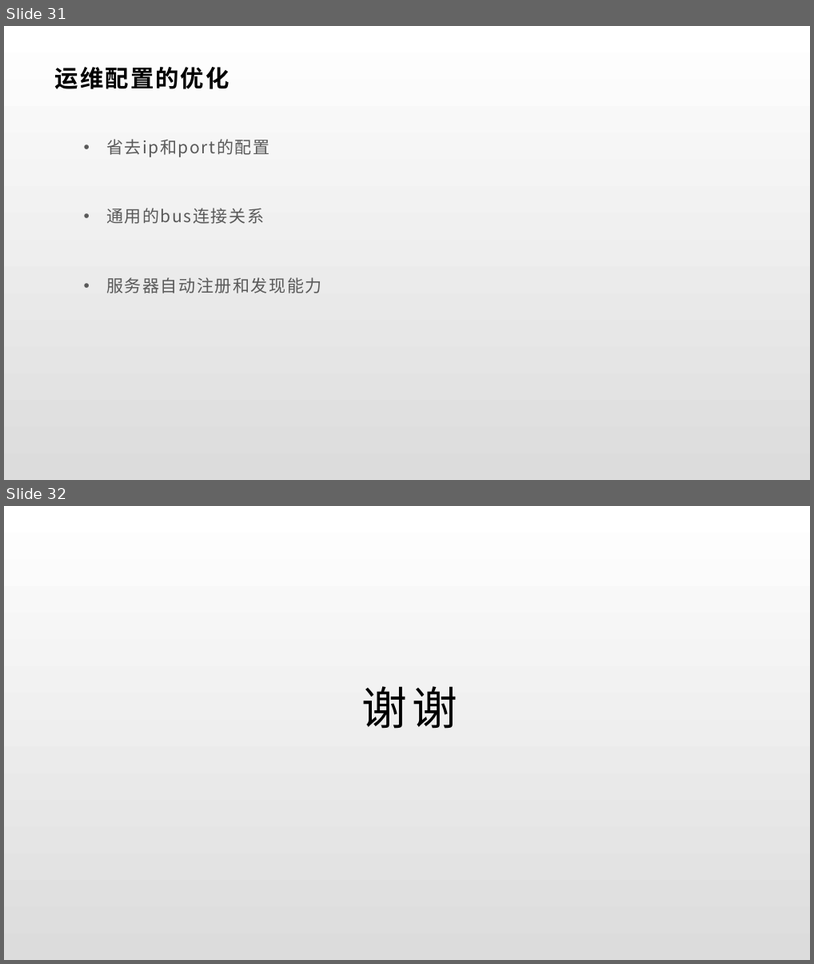
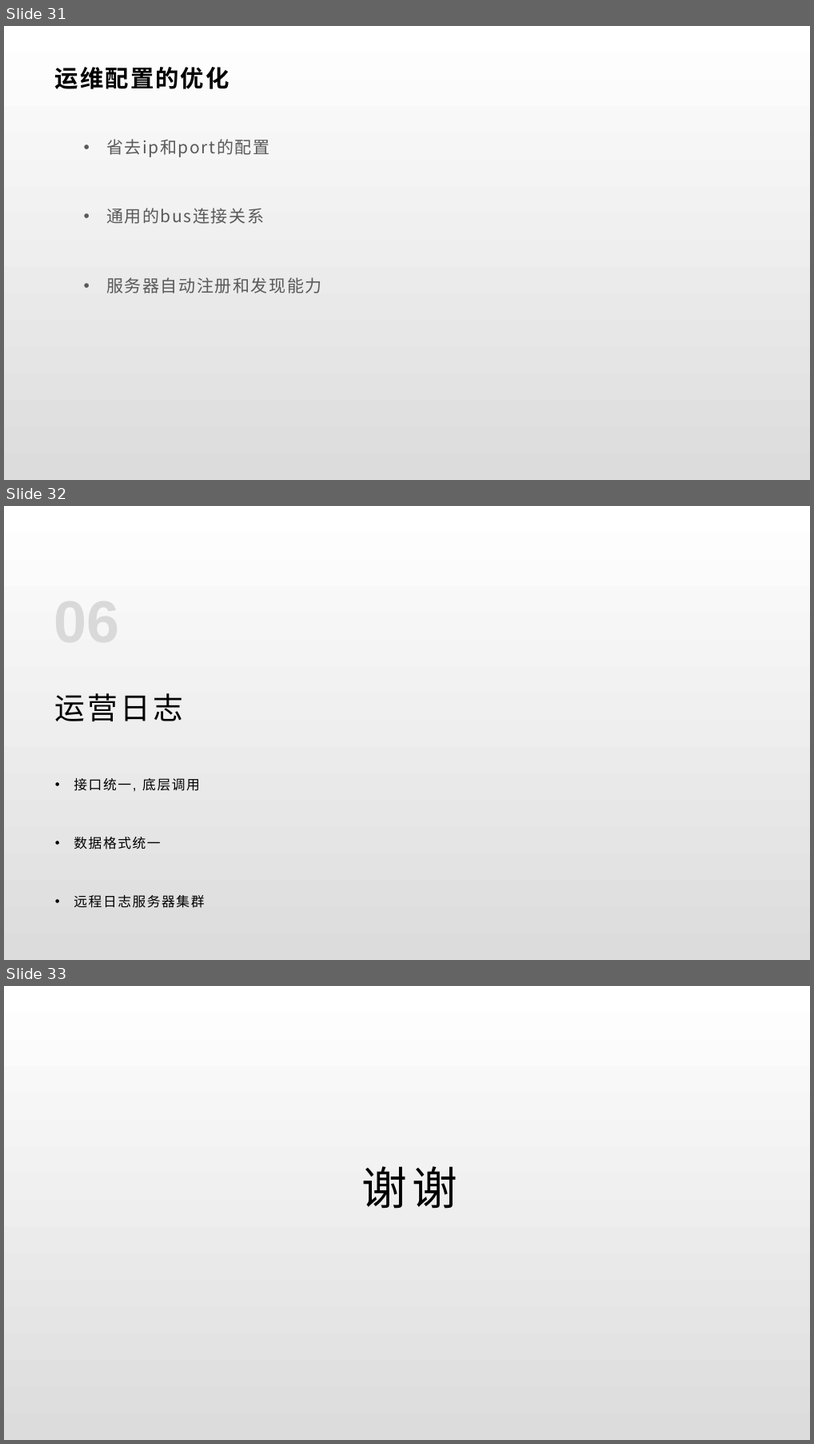
Before and after one commit to lori227/KFrame, a slide deck: _doc/KFrame.pptx. Shown one above the other, each under a label of ours: slides 31 and 32 before the commit, slides 31, 32 and 33 after it. The pictures are 814x964 and 814x1444 pixels, drawn with LibreOffice and Linux fonts; fonts in the diff are those of the drawing. Boxes give left, top, right and bottom in pixels: in the first picture for what was removed or moved away, otherwise in the second. Text is boxed around its words. In the diff, an @@ line names an element or a change of style, - is before the commit and + after.

```diff
--- a/_doc/KFrame.pptx
+++ b/_doc/KFrame.pptx
@@ slide 32 added at (x1=4, y1=506, x2=810, y2=960), background gradient #FFFFFF to #DCDCDC @@
@@ title added at (x1=55, y1=693, x2=183, y2=721), 36 pt, text #000000 @@
+运营日志
@@ text added at (x1=74, y1=778, x2=204, y2=908), 16 pt, text #000000 @@
+• 接口统一, 底层调用
+• 数据格式统一
+• 远程日志服务器集群
@@ what was slide 32 is now slide 33 @@
```
